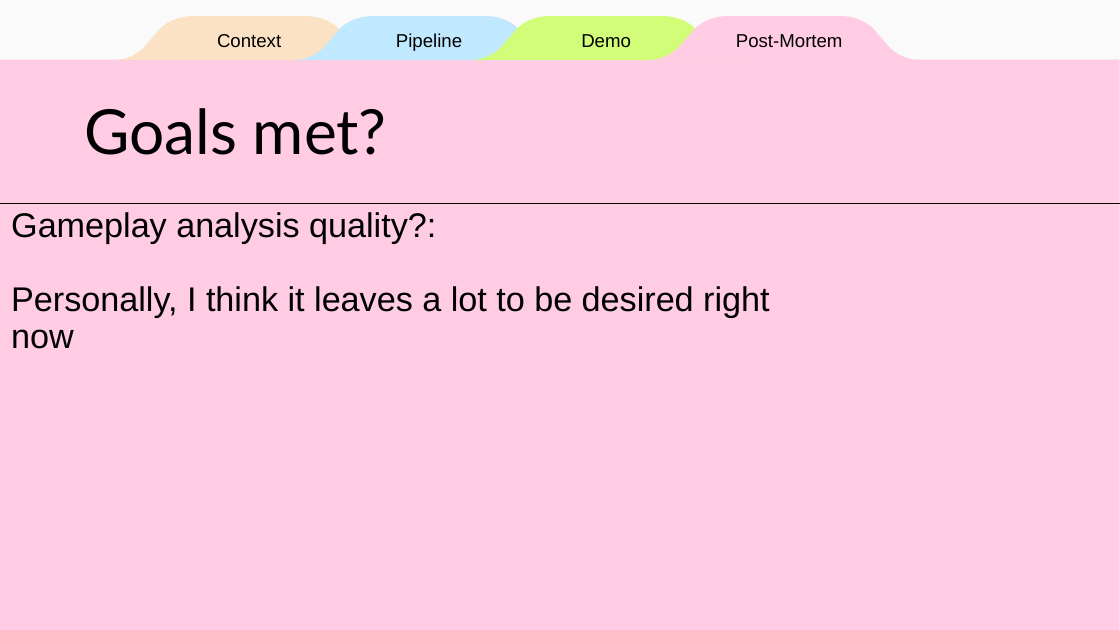
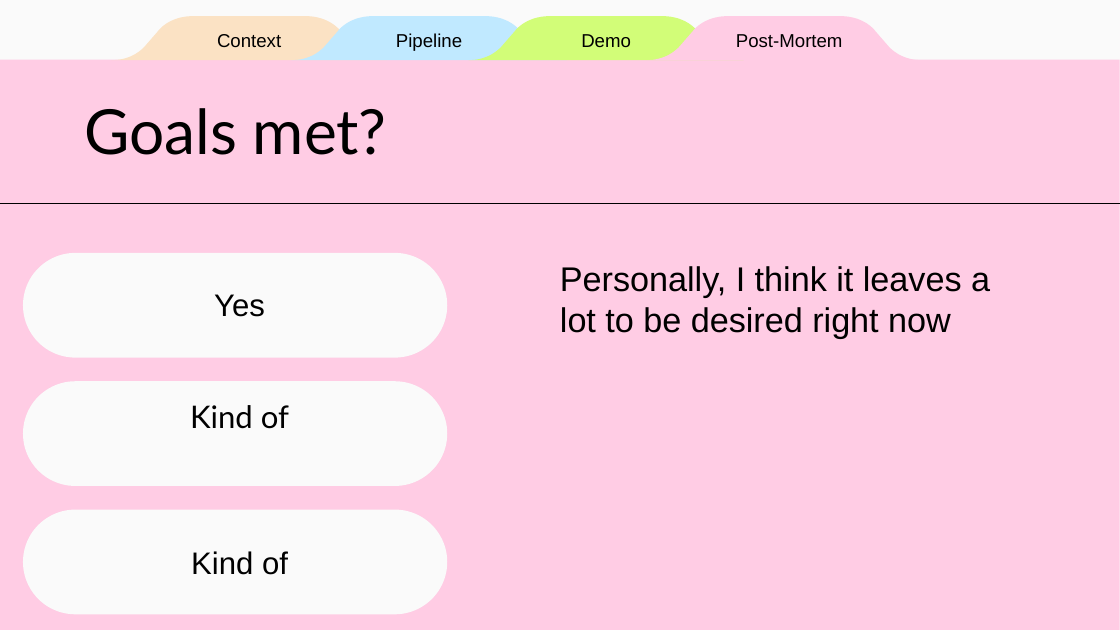
Before and after one commit to dannys0n/OpenCast, a slide deck: slide 30 of Presentation/OpenCast.pptx (slide 28 before the commit). Drawn at 1120x630 pixels with LibreOffice and Linux fonts; fonts in the diff are those of the drawing. Boxes give left, top, right and bottom in pixels: in the first picture for what was removed or moved away, otherwise in the second. Text is boxed around its words. In the diff, an @@ line names an element or a change of style, - is before the commit and + after.

```diff
--- a/Presentation/OpenCast.pptx
+++ b/Presentation/OpenCast.pptx
@@ subtitle at <box>11,212,436,244</box>: paragraph removed @@
-Gameplay analysis quality?:
@@ rounded rectangle added at <box>24,253,448,358</box>, fill #FAFAFA @@
@@ subtitle "Personally, I think it leaves ...": place and size @@
-subtitle "Personally, I think it leaves ..." at <box>11,212,769,349</box>
+subtitle "Personally, I think it leaves ..." at <box>560,266,990,339</box>
@@ subtitle "Personally, I think it leaves ..." at <box>560,266,990,339</box>: line spacing 0.9 to 1 @@
@@ title added at <box>214,294,265,317</box>, 20 pt, text #000000 @@
+Yes
@@ rounded rectangle added at <box>24,381,448,486</box>, fill #FAFAFA @@
@@ title added at <box>190,405,289,429</box>, 20 pt, text #000000 @@
+Kind of
@@ rounded rectangle added at <box>24,510,448,615</box>, fill #FAFAFA @@
@@ title added at <box>191,551,288,575</box>, 20 pt, text #000000 @@
+Kind of
```
Also in this commit, not shown: 4 other slides changed, 3 slides added, 1 slide removed.
